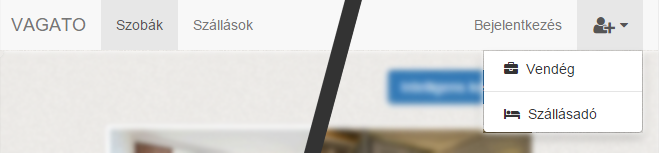
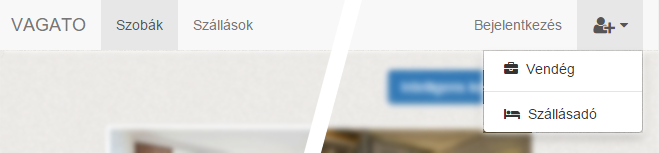
The second 659x153 image is a revision of the first. Changes to its layers:
hid "Background" over (0, 0, 659, 153)
